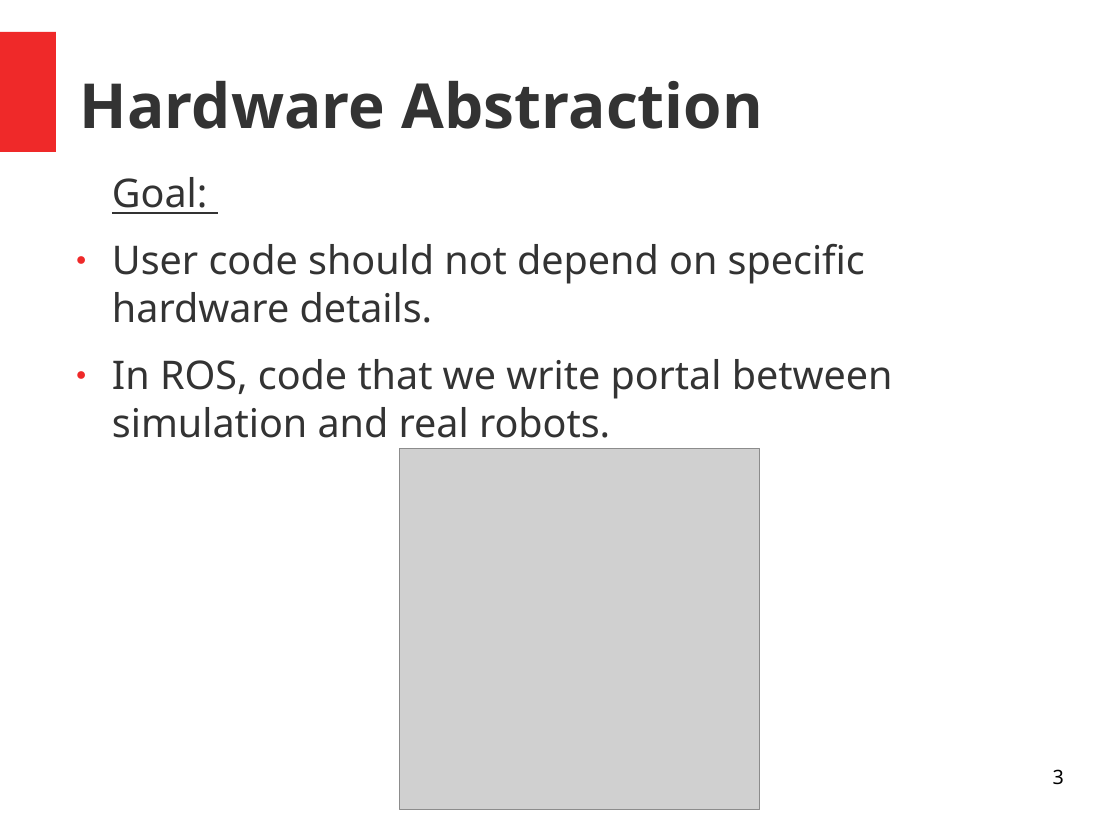
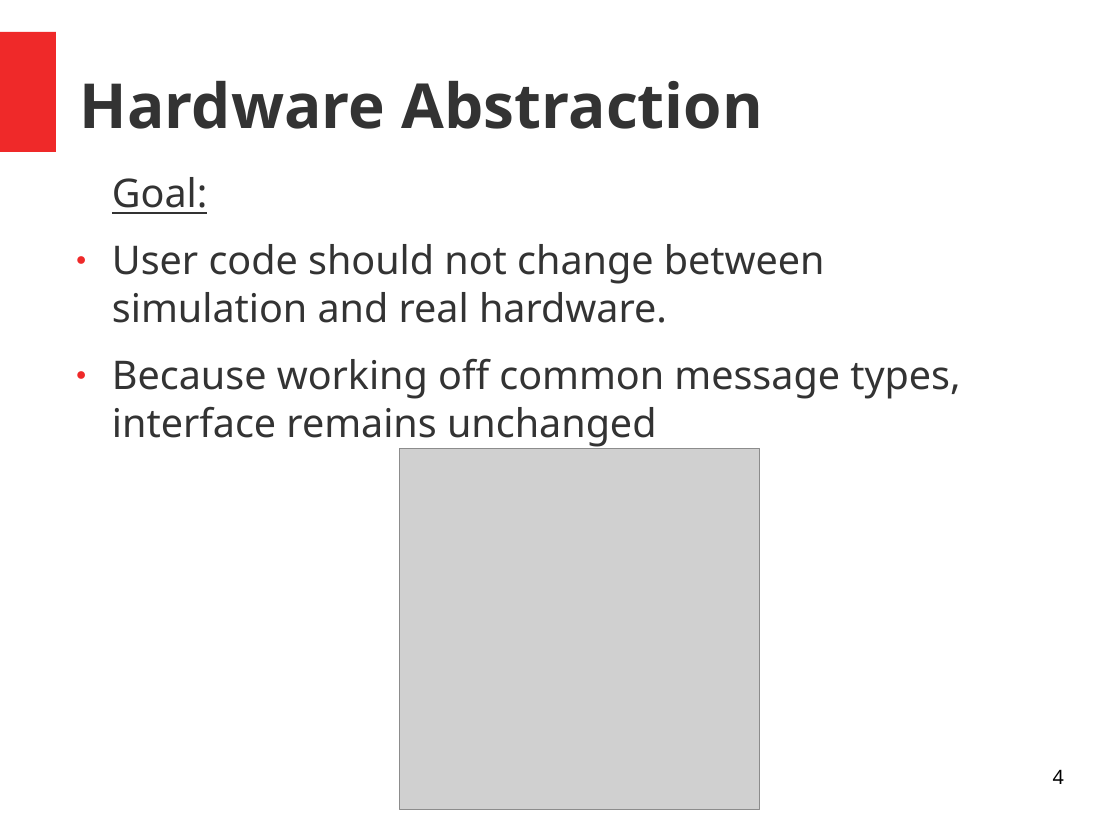
Before and after one commit to comp417-fall2019-tutorials/ros_tutorial, a slide deck: slide 4 of slides/Ros_Tutorial.odp (slide 3 before the commit). Drawn at 1120x840 pixels with LibreOffice and Linux fonts; fonts in the diff are those of the drawing; grey boxes stand for pictures; background and template pictures are left out. Boxes give left, top, right and bottom in pixels: in the first picture for what was removed or moved away, otherwise in the second. Text is boxed around its words. In the diff, an @@ line names an element or a change of style, - is before the commit and + after.

```diff
--- a/slides/Ros_Tutorial.odp
+++ b/slides/Ros_Tutorial.odp
@@ text at <box>112,244,960,447</box>: text changed @@
-● User code should not depend on specific hardware details.
-● In ROS, code that we write portal between simulation and real robots.
+● User code should not change between simulation and real hardware.
+● Because working off common message types, interface remains unchanged
@@ page number at <box>1053,769,1064,784</box>: text changed @@
-3
+4
```
Also in this commit, not shown: 11 other slides changed, 1 other file.
